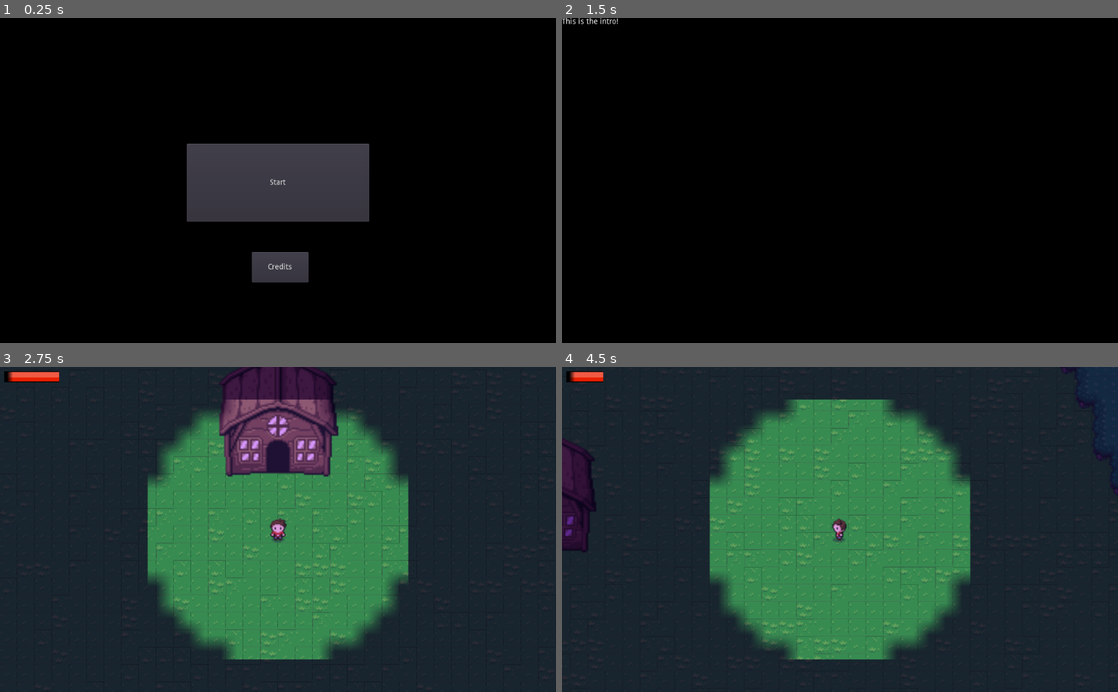
Above: before the commit, frames 1-4 (two rows, left to right).
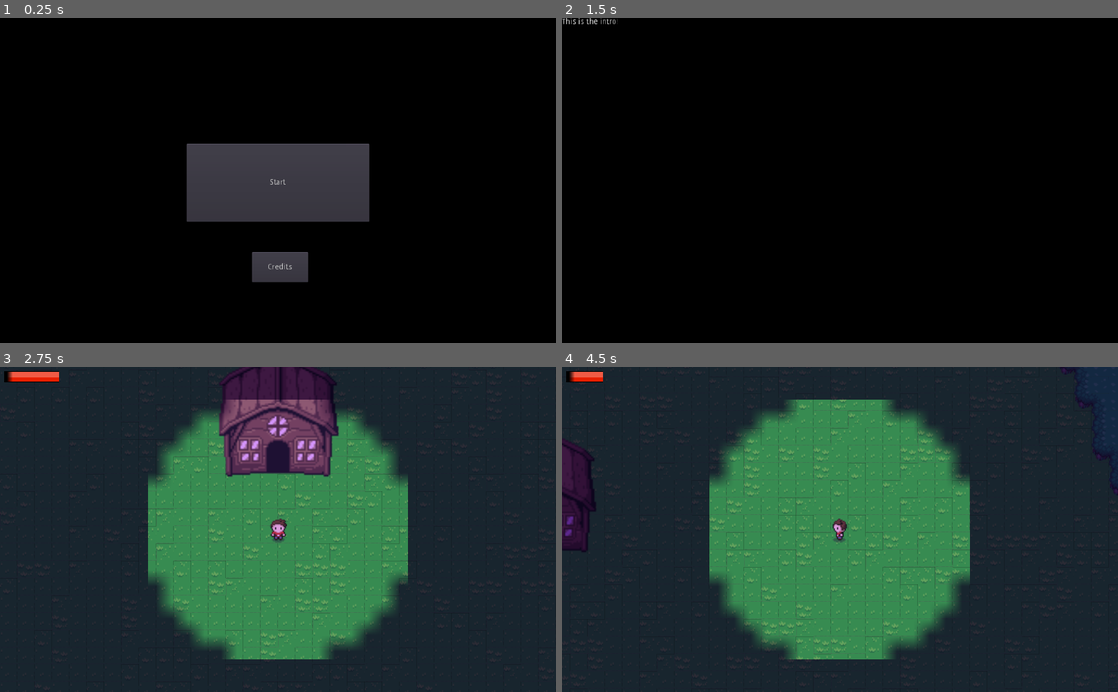
Above: after the commit, the same moments.

Repository: HaywardMorihara/2021AprGameJam
Game: Godot game, scene res://menu/MainMenu.tscn
The game is run twice, just before and just after one commit, with the same random seed, the same clock (stepped at 60 frames per second) and the same inputs.
Inputs (mouse positions are in pixels of both pictures, inside the frame that each line leads up to):
- Up to frame 1 (0.25 s): no input
- Up to frame 2 (1.5 s): click "Start" at 0.5 s; tap Enter at 1.25 s; move the mouse to (962, 164) at 1.27 s; hold D (right) from 1.28 s (still down); tap E (check_watch) at 1.35 s
- Up to frame 3 (2.75 s): tap Space (sprint) at 2 s; move the mouse to (166, 545) at 2.02 s; release D (right) at 2.03 s; hold S (down) from 2.03 s (still down); click (166, 545) at 2.1 s
- Up to frame 4 (4.5 s): move the mouse to (895, 458) at 2.77 s; release S (down) at 2.78 s; hold D (right) 2.78-3.53 s; hold Space (sprint) 2.78-3.53 s; move the mouse to (812, 594) at 3.52 s; hold W (up) 3.53-4.28 s; tap E (check_watch) at 3.6 s; move the mouse to (1006, 578) at 4.27 s; press the mouse at (1006, 578) at 4.28 s; hold A (left) from 4.28 s (still down)

The runs differ from the first frame. In frame 1, less than 0.1% of the frame differs, in the area x 45-56%, y 49-82%; in frame 2, less than 0.1%; in frame 3, 0.2%; in frame 4, 0.3%, in the area x 1-74%, y 1-87%.

Commit message:
Keep screen ratio when resizing window

Diff:
--- a/project.godot
+++ b/project.godot
@@ -23,6 +23,11 @@
 
 Global="*res://Global.gd"
 GlobalTimer="*res://GlobalTimer.tscn"
+
+[display]
+
+window/stretch/mode="2d"
+window/stretch/aspect="keep"
 
 [input]
 
